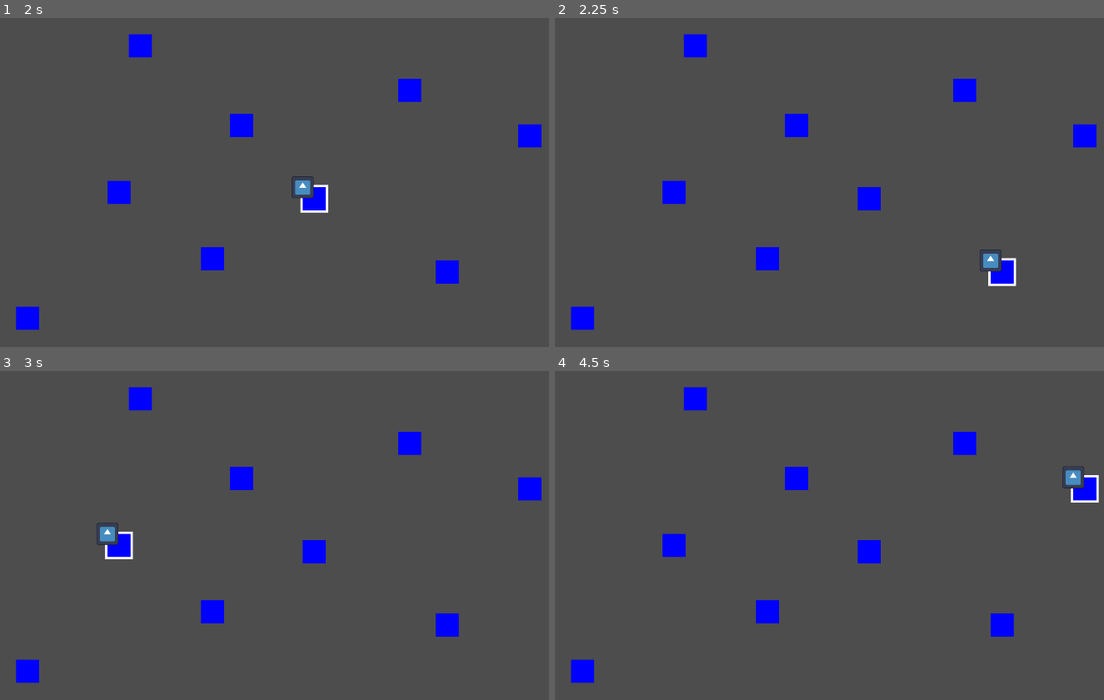
Above: before the commit, frames 1-4 (two rows, left to right).
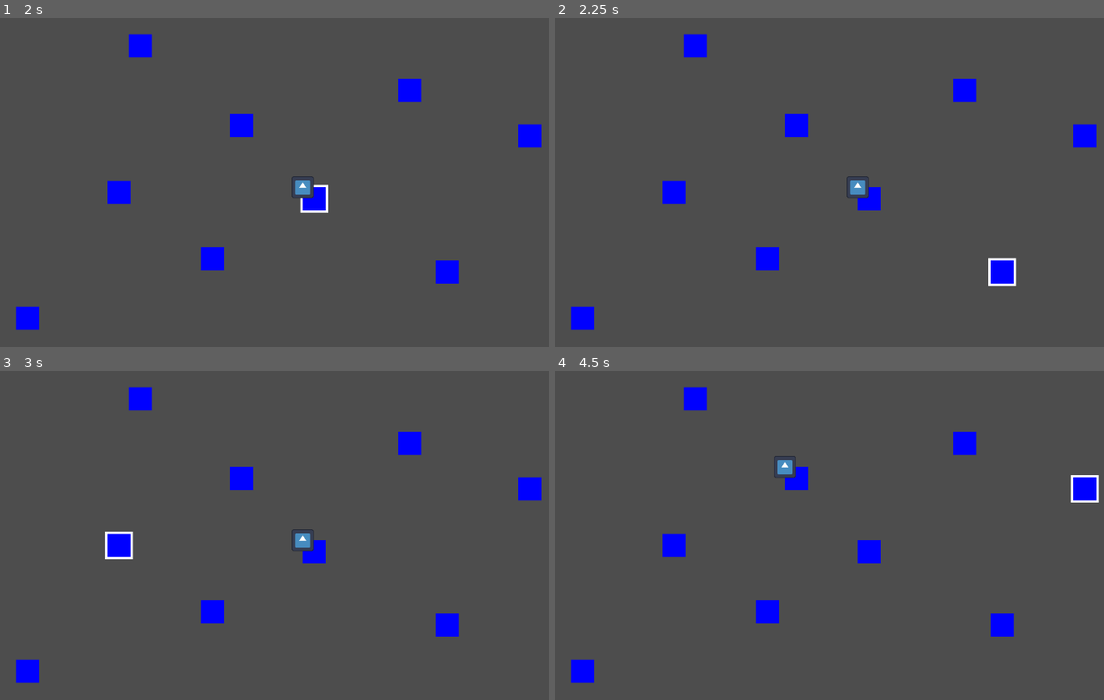
Above: after the commit, the same moments.

Repository: Lukko-Digital/upwell
Game: Godot game, scene res://src/map/map.tscn
The game is run twice, just before and just after one commit, with the same random seed, the same clock (stepped at 60 frames per second) and the same inputs. The project has no main scene, so this scene is started directly. The engine's default icon, where the game draws it, is replaced by a stand-in: a white triangle on a blue panel in a dark square.
Inputs (mouse positions are in pixels of both pictures, inside the frame that each line leads up to):
- Up to frame 1 (2 s): tap Enter at 0.5 s; move the mouse to (214, 258) at 0.52 s; click (214, 258) at 0.67 s; tap Space at 1.25 s; move the mouse to (312, 198) at 1.27 s; click (312, 198) at 1.42 s
- Up to frame 2 (2.25 s): tap Enter at 2 s; move the mouse to (999, 271) at 2.02 s; click (999, 271) at 2.17 s
- Up to frame 3 (3 s): tap Space at 2.75 s; move the mouse to (120, 545) at 2.77 s; click (120, 545) at 2.92 s
- Up to frame 4 (4.5 s): tap Enter at 3.5 s; move the mouse to (796, 479) at 3.52 s; click (796, 479) at 3.67 s; tap Space at 4.25 s; move the mouse to (1087, 489) at 4.27 s; click (1087, 489) at 4.42 s

Frame 1 is identical in both runs. In frame 2, 0.4% of the frame differs, in the area x 53-82%, y 48-78%; in frame 3, 0.4%, in the area x 17-58%, y 46-55%; in frame 4, 0.4%.

Commit message:
add movement range

Diff:
--- a/src/map/map.tscn
+++ b/src/map/map.tscn
@@ -10,10 +10,6 @@
 anchor_bottom = 1.0
 grow_horizontal = 2
 grow_vertical = 2
-
-[node name="Player" parent="." instance=ExtResource("2_l18lf")]
-z_index = 1
-position = Vector2(614, 574)
 
 [node name="Pipes" type="Node" parent="."]
 
@@ -70,3 +66,7 @@
 offset_top = 532.0
 offset_right = 153.0
 offset_bottom = 572.0
+
+[node name="Player" parent="." instance=ExtResource("2_l18lf")]
+z_index = 1
+position = Vector2(614, 574)
--- a/src/map/pipe.gd
+++ b/src/map/pipe.gd
@@ -2,8 +2,12 @@
 class_name Pipe
 
 @onready var hovered_box = $Hovered
+@onready var hitbox = $Hitbox
 
 signal clicked(pipe)
+
+var player_can_see = false
+var player_can_move = false
 
 func _on_mouse_entered():
 	hovered_box.show()
@@ -13,5 +17,23 @@
 
 func _on_gui_input(event):
 	if event is InputEventMouseButton:
-		if event.button_index == MOUSE_BUTTON_LEFT and event.pressed:
+		if (
+			event.button_index == MOUSE_BUTTON_LEFT and
+			event.pressed and
+			player_can_move
+		):
 			clicked.emit(self)
+
+func _on_hitbox_area_entered(area):
+	match area.name:
+		"MovementRadius":
+			player_can_move = true
+		"VisionRadius":
+			player_can_see = true
+
+func _on_hitbox_area_exited(area):
+	match area.name:
+		"MovementRadius":
+			player_can_move = false
+		"VisionRadius":
+			player_can_see = false
--- a/src/map/pipe.tscn
+++ b/src/map/pipe.tscn
@@ -11,9 +11,9 @@
 color = Color(0, 0, 1, 1)
 script = ExtResource("1_weua2")
 
-[node name="Area2D" type="Area2D" parent="."]
+[node name="Hitbox" type="Area2D" parent="."]
 
-[node name="CollisionShape2D" type="CollisionShape2D" parent="Area2D"]
+[node name="CollisionShape2D" type="CollisionShape2D" parent="Hitbox"]
 visible = false
 position = Vector2(20, 20)
 shape = SubResource("RectangleShape2D_b0lqk")
@@ -31,3 +31,5 @@
 [connection signal="gui_input" from="." to="." method="_on_gui_input"]
 [connection signal="mouse_entered" from="." to="." method="_on_mouse_entered"]
 [connection signal="mouse_exited" from="." to="." method="_on_mouse_exited"]
+[connection signal="area_entered" from="Hitbox" to="." method="_on_hitbox_area_entered"]
+[connection signal="area_exited" from="Hitbox" to="." method="_on_hitbox_area_exited"]
--- a/src/map/player.tscn
+++ b/src/map/player.tscn
@@ -1,9 +1,25 @@
-[gd_scene load_steps=3 format=3 uid="uid://w0qn00118ti6"]
+[gd_scene load_steps=5 format=3 uid="uid://w0qn00118ti6"]
 
 [ext_resource type="Texture2D" uid="uid://dkkvt3ugn7wjm" path="res://icon.svg" id="1_e7h0t"]
 [ext_resource type="Script" path="res://src/map/player.gd" id="2_45e2i"]
+
+[sub_resource type="CircleShape2D" id="CircleShape2D_nm25o"]
+radius = 810.007
+
+[sub_resource type="CircleShape2D" id="CircleShape2D_j20ql"]
+radius = 1310.0
 
 [node name="Player" type="Sprite2D"]
 scale = Vector2(0.3, 0.3)
 texture = ExtResource("1_e7h0t")
 script = ExtResource("2_45e2i")
+
+[node name="MovementRadius" type="Area2D" parent="."]
+
+[node name="CollisionShape2D" type="CollisionShape2D" parent="MovementRadius"]
+shape = SubResource("CircleShape2D_nm25o")
+
+[node name="VisionRadius" type="Area2D" parent="."]
+
+[node name="CollisionShape2D" type="CollisionShape2D" parent="VisionRadius"]
+shape = SubResource("CircleShape2D_j20ql")
